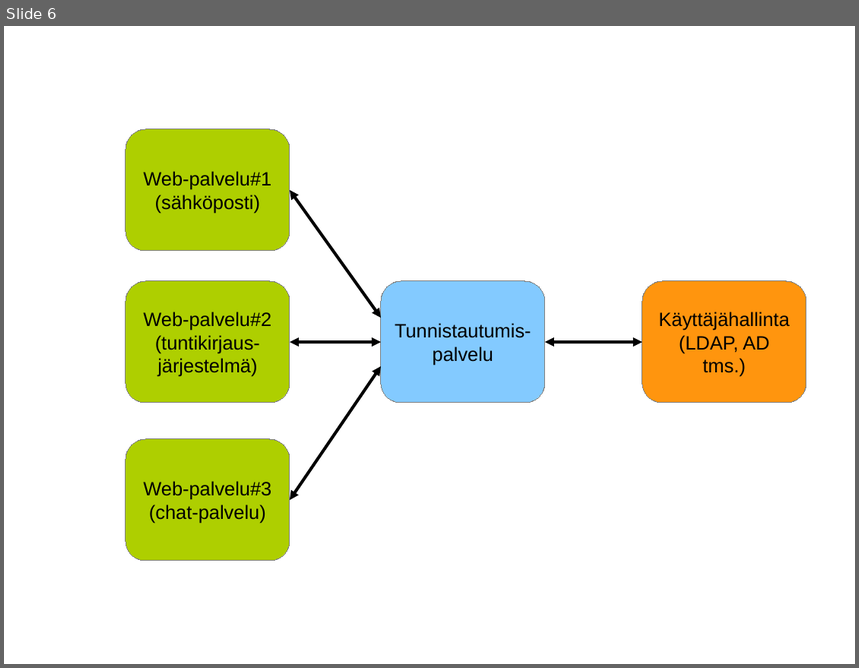
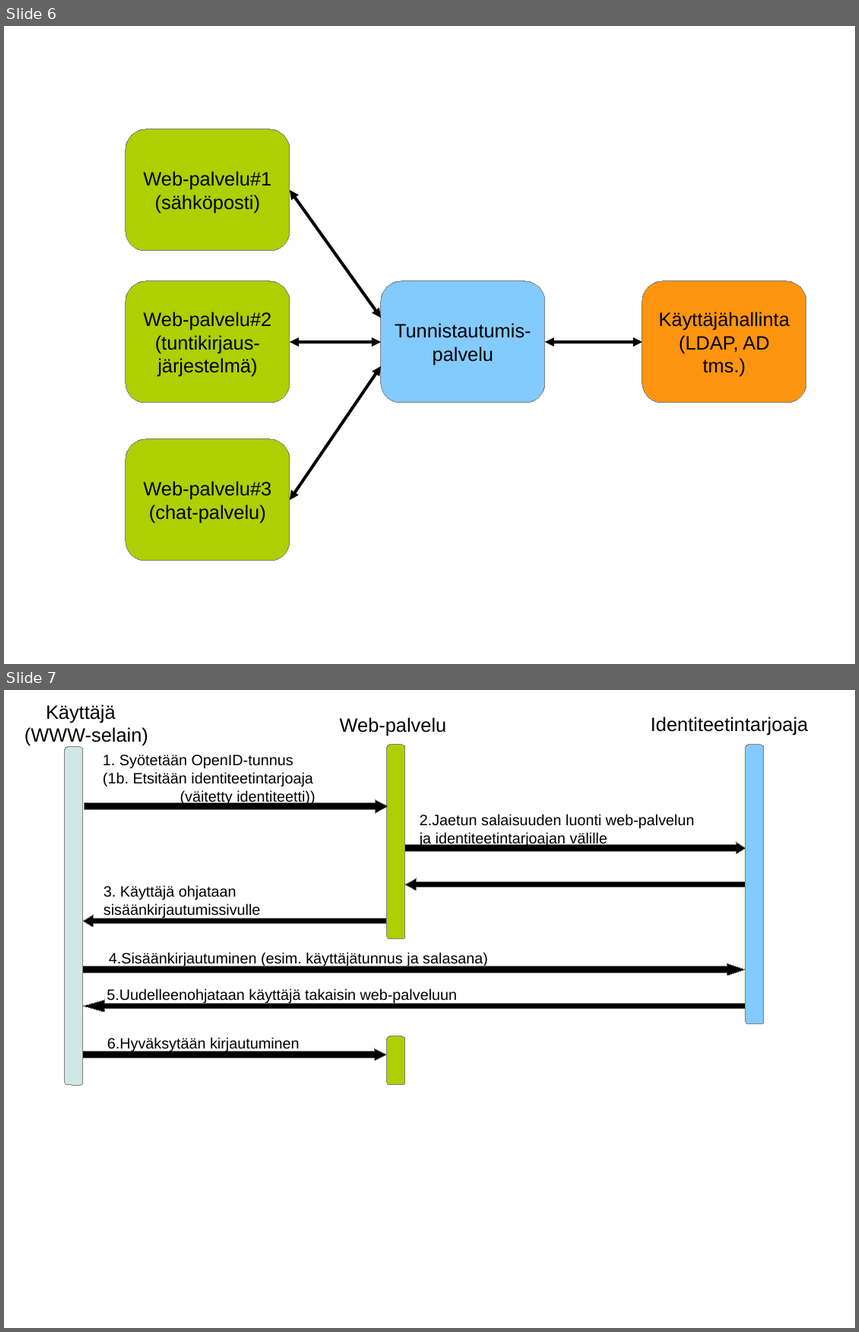
Before and after one commit to omjokine/gradu, a slide deck: kuvat/web_kuvat.odp. Shown one above the other, each under a label of ours: slide 6 before the commit, slides 6 and 7 after it. The pictures are 859x668 and 859x1332 pixels, drawn with LibreOffice and Linux fonts; fonts in the diff are those of the drawing. Boxes give left, top, right and bottom in pixels: in the first picture for what was removed or moved away, otherwise in the second. Text is boxed around its words. In the diff, an @@ line names an element or a change of style, - is before the commit and + after.

```diff
--- a/kuvat/web_kuvat.odp
+++ b/kuvat/web_kuvat.odp
@@ slide 7 added at [4, 690, 855, 1328], background #FFFFFF @@
@@ text added at [25, 704, 148, 746], 18 pt, text #000000 @@
+Käyttäjä
+(WWW-selain)
@@ text added at [340, 717, 447, 736], 18 pt, text #000000 @@
+Web-palvelu
@@ text added at [651, 717, 808, 735], 18 pt, text #000000 @@
+Identiteetintarjoaja
@@ freeform shape added at [65, 747, 84, 1085], fill #CFE7E5, outline #808080 0 pt @@
@@ text added at [103, 755, 315, 805], 14 pt, text #000000 @@
+1. Syötetään OpenID-tunnus
+(1b. Etsitään identiteetintarjoaja
+(väitetty identiteetti))
@@ freeform shape added at [387, 745, 405, 939], fill #AECF00, outline #808080 0 pt @@
@@ freeform shape added at [747, 745, 765, 1024], fill #83CAFF, outline #808080 0 pt @@
@@ right arrow added at [84, 799, 388, 814], fill #000000, outline #808080 0 pt @@
@@ text added at [420, 814, 695, 847], 14 pt, text #000000 @@
+2.Jaetun salaisuuden luonti web-palvelun
+ja identiteetintarjoajan välille
@@ right arrow added at [405, 842, 747, 854], fill #000000, outline #808080 0 pt @@
@@ text added at [104, 885, 261, 919], 14 pt, text #000000 @@
+3. Käyttäjä ohjataan
+sisäänkirjautumissivulle
@@ left arrow added at [405, 878, 747, 891], fill #000000, outline #808080 0 pt @@
@@ left arrow added at [83, 915, 387, 927], fill #000000, outline #808080 0 pt @@
@@ text added at [109, 952, 488, 967], 14 pt, text #000000 @@
+4.Sisäänkirjautuminen (esim. käyttäjätunnus ja salasana)
@@ right arrow added at [83, 964, 746, 976], fill #000000, outline #808080 0 pt @@
@@ left arrow added at [83, 1001, 746, 1013], fill #000000, outline #808080 0 pt @@
@@ text added at [107, 989, 458, 1004], 14 pt, text #000000 @@
+5.Uudelleenohjataan käyttäjä takaisin web-palveluun
@@ right arrow added at [83, 1049, 387, 1062], fill #000000, outline #808080 0 pt @@
@@ text added at [107, 1037, 300, 1053], 14 pt, text #000000 @@
+6.Hyväksytään kirjautuminen
@@ freeform shape added at [387, 1037, 405, 1085], fill #AECF00, outline #808080 0 pt @@
```
Also in this commit, not shown: 5 other files.
